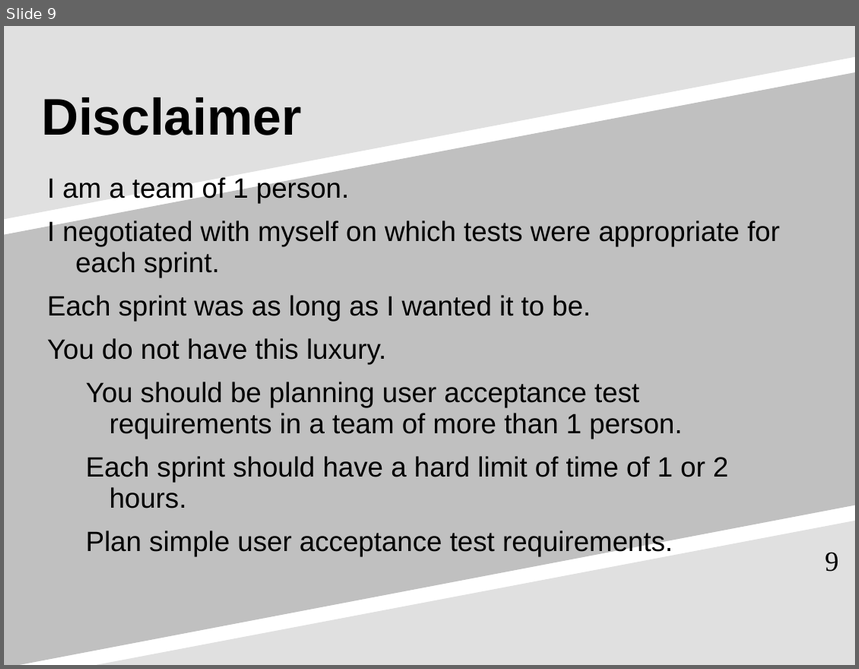
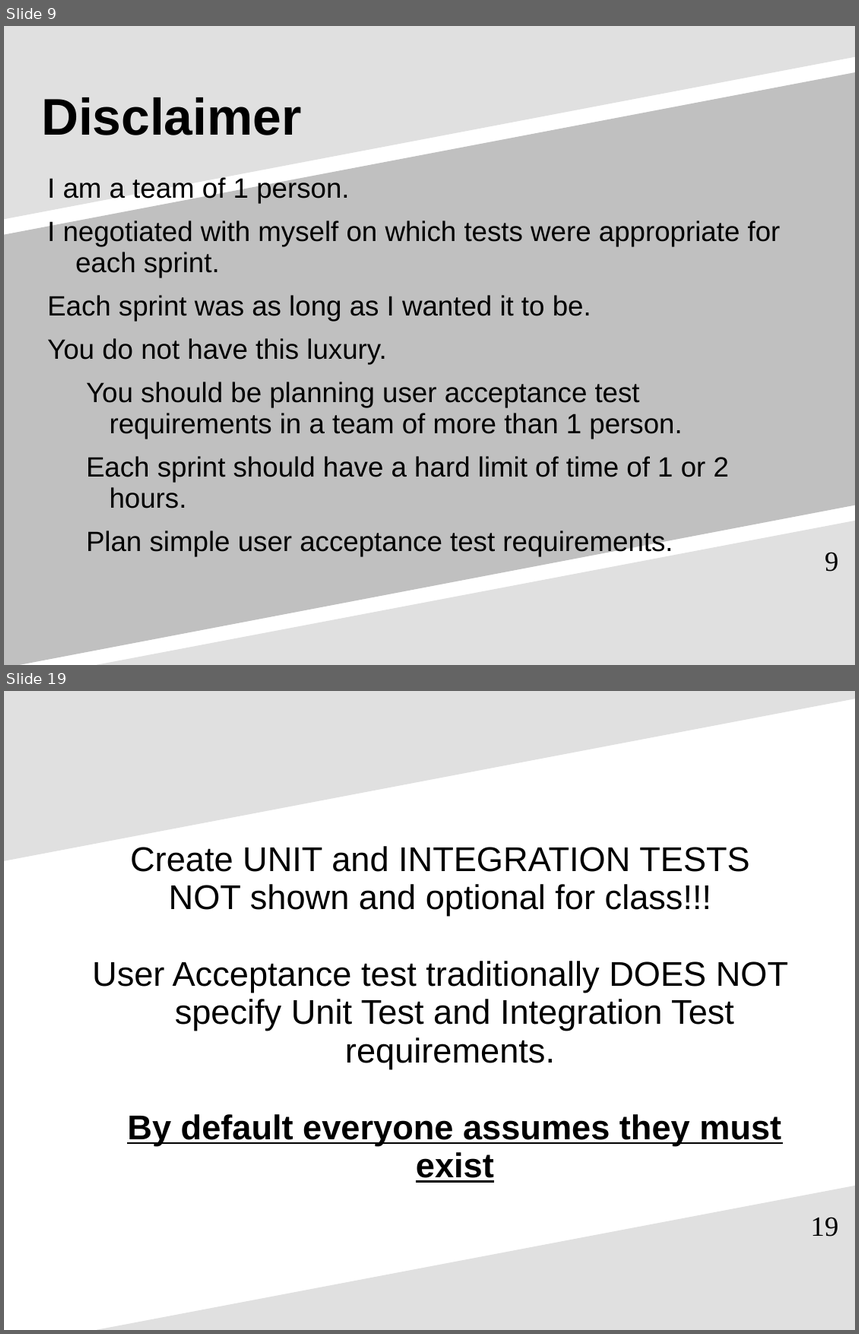
Before and after one commit to pcooke2002/accept_automated_behavior_dd, a slide deck: learning_agile_accept_auto_behavior_dd.ppt. Shown one above the other, each under a label of ours: slide 9 before the commit, slides 9 and 19 after it; the slides between them are not shown. The pictures are 859x669 and 859x1334 pixels, drawn with LibreOffice and Linux fonts; fonts in the diff are those of the drawing. Boxes give left, top, right and bottom in pixels: in the first picture for what was removed or moved away, otherwise in the second. Text is boxed around its words. In the diff, an @@ line names an element or a change of style, - is before the commit and + after.

```diff
--- a/learning_agile_accept_auto_behavior_dd.ppt
+++ b/learning_agile_accept_auto_behavior_dd.ppt
@@ slide 19 added at box(4, 691, 855, 1330), background #FFFFFF; not listed: 1 template element that a slide beside it also shows @@
@@ freeform shape added at box(4, 691, 855, 861), fill #E0E0E0 @@
@@ text added at box(92, 846, 788, 1183), 32 pt, text #000000 @@
+Create UNIT and INTEGRATION TESTS
+NOT shown and optional for class!!!
+User Acceptance test traditionally DOES NOT specify Unit Test and Integration Test requirements.
+By default everyone assumes they must exist
@@ page number added at box(811, 1217, 839, 1237), 26 pt, text #000000 @@
+19
@@ slide 9 changed as well @@
@@ text at box(47, 176, 781, 364): indent changed @@
```
Also in this commit, not shown: 5 other slides changed, 10 other slides added, 8 slides removed.
